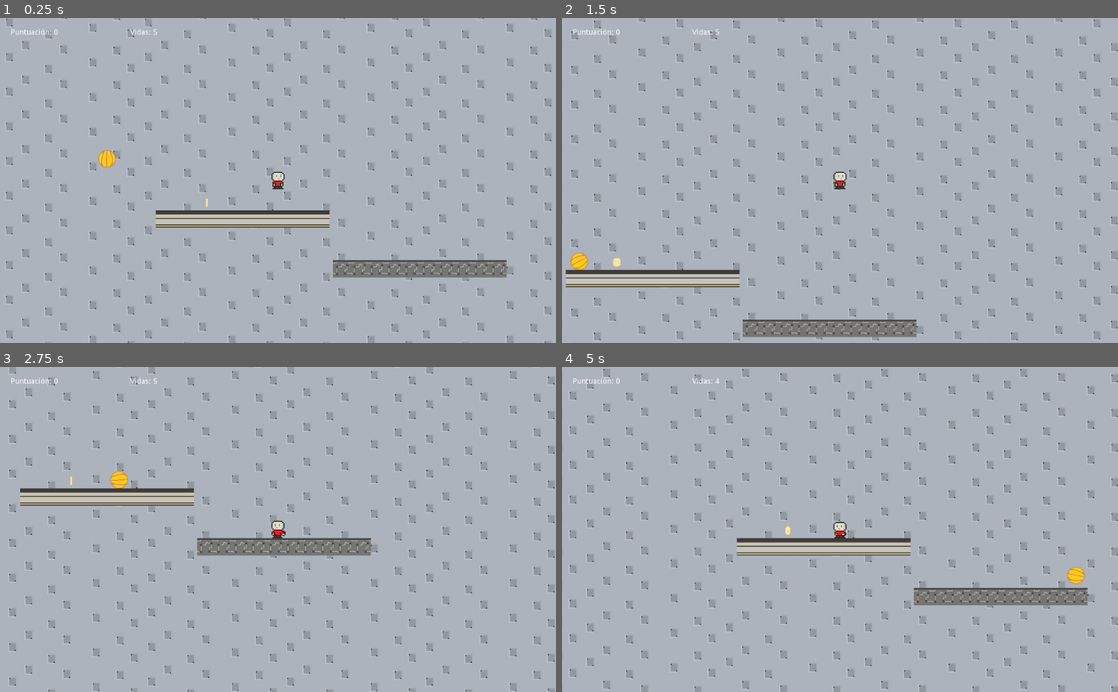
Above: before the commit, frames 1-4 (two rows, left to right).
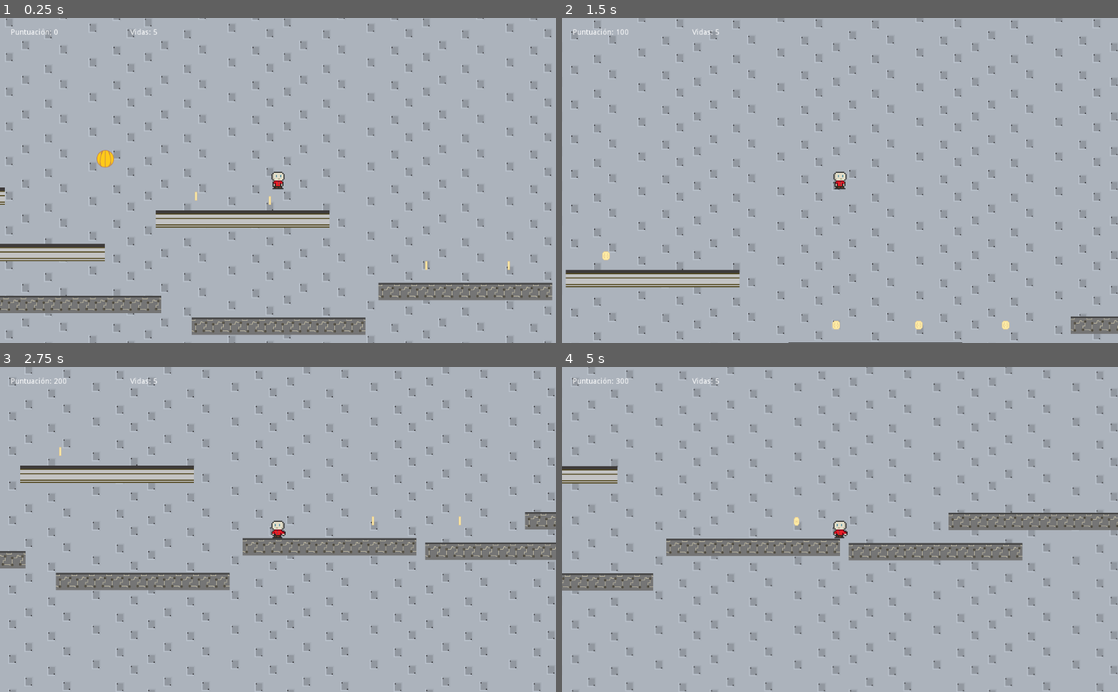
Above: after the commit, the same moments.

Repository: caasalazarsa/ProgramacionAplicada
Game: Godot game, scene res://scenes/main.tscn
Same seed, same stepped clock (60 frames per second), same inputs: the game is played once before the commit and once after it.
Inputs:
- Up to frame 1 (0.25 s): no input
- Up to frame 2 (1.5 s): tap Enter (ui_accept) at 0.5, 0.77 s; hold Right (ui_right) from 0.53 s (still down)
- Up to frame 3 (2.75 s): tap Enter (ui_accept) at 1.52 s; release Right (ui_right) at 2.03 s; hold Left (ui_left) from 2.03 s (still down)
- Up to frame 4 (5 s): release Left (ui_left) at 2.78 s; hold Right (ui_right) 2.78-4.28 s; tap Enter (ui_accept) at 3.02, 3.77, 4.52 s; hold Left (ui_left) from 4.28 s (still down)

The runs differ from the first frame. In frame 1, 7.4% of the frame differs, in the area x 0-100%, y 40-98%; in frame 2, 2.5%; in frame 3, 19%; in frame 4, 20%, in the area x 0-100%, y 0-100%.

Commit message:
modified map

Diff:
--- a/DEMO_PROJECT/prefabs/ball.tscn
+++ b/DEMO_PROJECT/prefabs/ball.tscn
@@ -1,13 +1,11 @@
-[gd_scene load_steps=4 format=2]
+[gd_scene load_steps=3 format=2]
 
 [ext_resource path="res://sprites/Ball.png" type="Texture" id=1]
-[ext_resource path="res://scripts/ball.gd" type="Script" id=2]
 
 [sub_resource type="CircleShape2D" id=1]
 radius = 16.0
 
 [node name="ball" type="RigidBody2D"]
-script = ExtResource( 2 )
 
 [node name="Sprite" type="Sprite" parent="."]
 texture = ExtResource( 1 )
--- a/DEMO_PROJECT/prefabs/tiledplatform.tscn
+++ b/DEMO_PROJECT/prefabs/tiledplatform.tscn
@@ -5,7 +5,7 @@
 [sub_resource type="RectangleShape2D" id=1]
 extents = Vector2( 160, 16 )
 
-[node name="StaticBody2D" type="StaticBody2D"]
+[node name="tiledplatform" type="StaticBody2D"]
 
 [node name="Sprite" type="Sprite" parent="."]
 texture = ExtResource( 1 )
--- a/DEMO_PROJECT/scenes/main.tscn
+++ b/DEMO_PROJECT/scenes/main.tscn
@@ -18,20 +18,11 @@
 [node name="animated_player" parent="." instance=ExtResource( 6 )]
 position = Vector2( 703, 100 )
 
-[node name="platform" parent="." instance=ExtResource( 3 )]
-position = Vector2( 638, 186 )
-
-[node name="StaticBody2D" parent="." instance=ExtResource( 4 )]
-position = Vector2( 964, 278 )
-
 [node name="Background" type="Sprite" parent="."]
 z_index = -1
 texture = ExtResource( 5 )
 region_enabled = true
 region_rect = Rect2( 0, 0, 20000, 20000 )
-
-[node name="coin" parent="." instance=ExtResource( 2 )]
-position = Vector2( 572, 156 )
 
 [node name="CanvasLayer" type="CanvasLayer" parent="."]
 
@@ -50,8 +41,56 @@
 text = "Vidas: 5"
 
 [node name="Pit" parent="." instance=ExtResource( 8 )]
-position = Vector2( 1256, 375 )
+position = Vector2( 216, 536 )
+scale = Vector2( 10, 1 )
 
-[connection signal="coin_collected" from="coin" to="." method="_on_coin_coin_collected"]
+[node name="coins" type="Node2D" parent="."]
+
+[node name="coin" parent="coins" instance=ExtResource( 2 )]
+position = Vector2( 552, 144 )
+
+[node name="coin2" parent="coins" instance=ExtResource( 2 )]
+position = Vector2( 688, 152 )
+
+[node name="coin3" parent="coins" instance=ExtResource( 2 )]
+position = Vector2( 976, 272 )
+
+[node name="coin4" parent="coins" instance=ExtResource( 2 )]
+position = Vector2( 1128, 272 )
+
+[node name="coin5" parent="coins" instance=ExtResource( 2 )]
+position = Vector2( 1288, 272 )
+
+[node name="platforms" type="Node2D" parent="."]
+
+[node name="tiledplatform" parent="platforms" instance=ExtResource( 4 )]
+position = Vector2( 1048, 320 )
+
+[node name="tiledplatform2" parent="platforms" instance=ExtResource( 4 )]
+position = Vector2( 704, 384 )
+
+[node name="tiledplatform3" parent="platforms" instance=ExtResource( 4 )]
+position = Vector2( 328, 344 )
+
+[node name="tiledplatform4" parent="platforms" instance=ExtResource( 4 )]
+position = Vector2( 1384, 328 )
+
+[node name="tiledplatform5" parent="platforms" instance=ExtResource( 4 )]
+position = Vector2( 1568, 272 )
+
+[node name="platform" parent="platforms" instance=ExtResource( 3 )]
+position = Vector2( 638, 186 )
+
+[node name="platform2" parent="platforms" instance=ExtResource( 3 )]
+position = Vector2( 224, 248 )
+
+[node name="platform3" parent="platforms" instance=ExtResource( 3 )]
+position = Vector2( 40, 144 )
+
 [connection signal="lose_life" from="Pit" to="." method="_on_Pit_lose_life"]
 [connection signal="lose_life" from="Pit" to="animated_player" method="_on_Pit_lose_life"]
+[connection signal="coin_collected" from="coins/coin" to="." method="_on_coin_coin_collected"]
+[connection signal="coin_collected" from="coins/coin2" to="." method="_on_coin_coin_collected"]
+[connection signal="coin_collected" from="coins/coin3" to="." method="_on_coin_coin_collected"]
+[connection signal="coin_collected" from="coins/coin4" to="." method="_on_coin_coin_collected"]
+[connection signal="coin_collected" from="coins/coin5" to="." method="_on_coin_coin_collected"]
